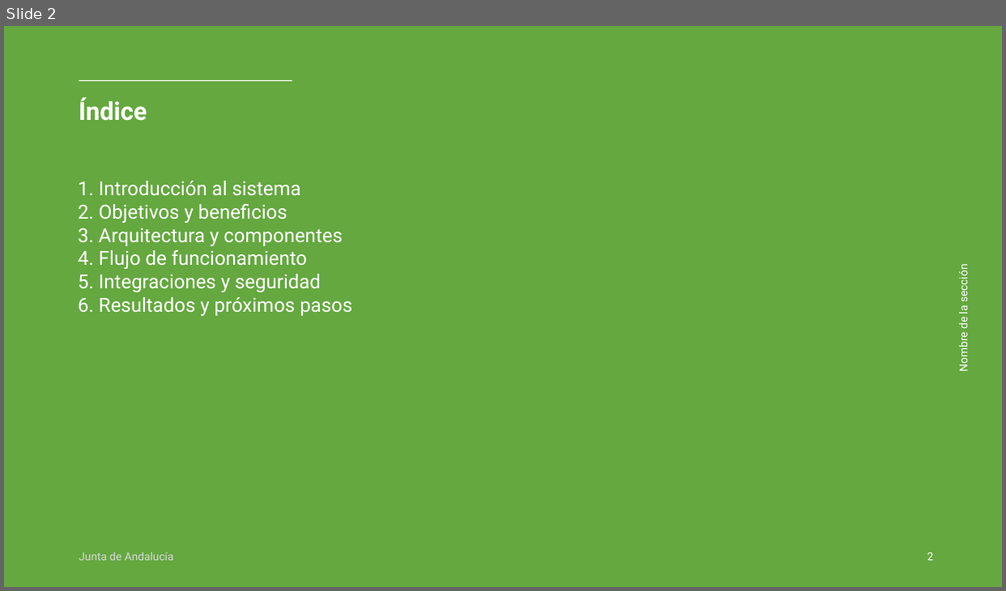
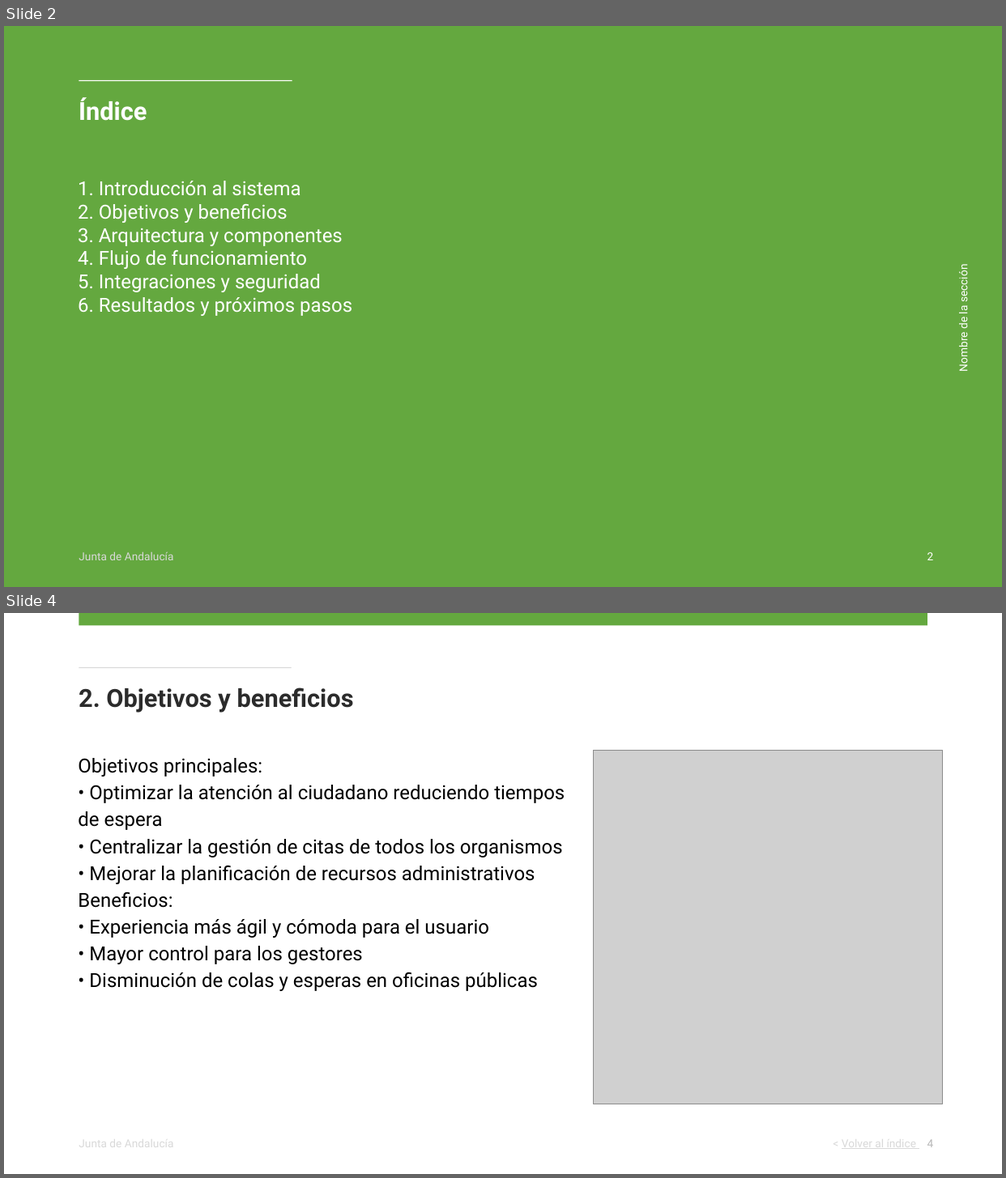
Before and after one commit to santigupro/curso-inap-iaprog-ejercicio-2-python, a slide deck: output/presentacion-generada.odp. Shown one above the other, each under a label of ours: slide 2 before the commit, slides 2 and 4 after it; the slides between them are not shown. The pictures are 1006x591 and 1006x1178 pixels, drawn with LibreOffice and Linux fonts; fonts in the diff are those of the drawing; grey boxes stand for pictures. Boxes give left, top, right and bottom in pixels: in the first picture for what was removed or moved away, otherwise in the second. Text is boxed around its words. In the diff, an @@ line names an element or a change of style, - is before the commit and + after.

```diff
--- a/output/presentacion-generada.odp
+++ b/output/presentacion-generada.odp
@@ slide 4 added at bbox=[4, 613, 1002, 1174], background #FFFFFF; not listed: 1 template element that a slide beside it also shows @@
@@ rectangle added at bbox=[79, 613, 927, 625], fill #64A83F @@
@@ line added from (79, 668) to (292, 668), #D9D9D9 0.74 pt @@
@@ text added at bbox=[79, 688, 354, 713], 18 pt, text #2B2B2B, bold @@
+2. Objetivos y beneficios
@@ text added at bbox=[78, 758, 565, 991], 14 pt, text #000000 @@
+Objetivos principales:
+• Optimizar la atención al ciudadano reduciendo tiempos de espera
+• Centralizar la gestión de citas de todos los organismos
+• Mejorar la planificación de recursos administrativos
+Beneficios:
+• Experiencia más ágil y cómoda para el usuario
+• Mayor control para los gestores
+• Disminución de colas y esperas en oficinas públicas
@@ picture added at bbox=[594, 751, 943, 1104] @@
@@ text added at bbox=[842, 1136, 916, 1151], 8 pt, text #D9D9D9, underline @@
+< Volver al índice
@@ page number added at bbox=[927, 1139, 934, 1148], 8 pt, text #B7B7B7 @@
+4
```
Also in this commit, not shown: 2 slides changed, 3 other files.
